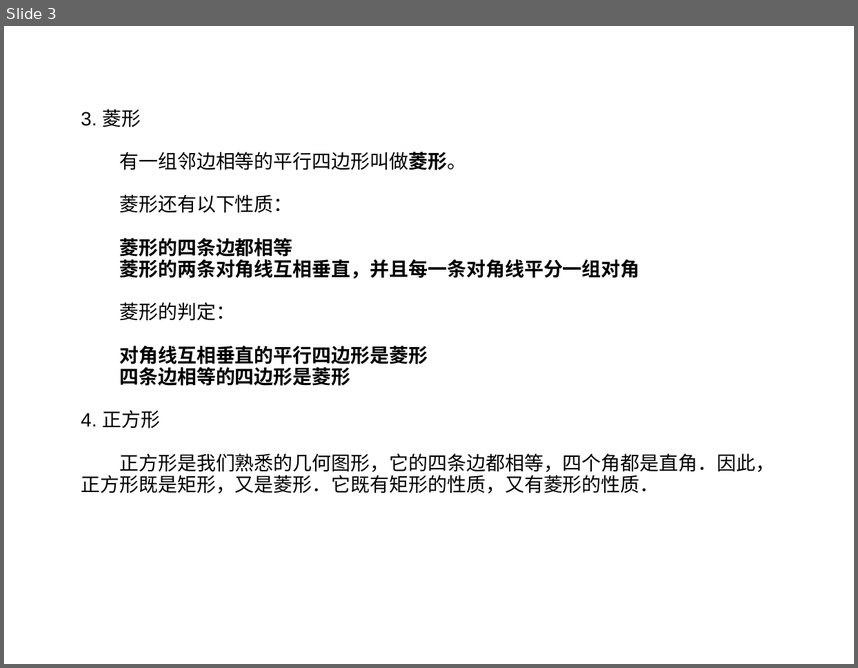
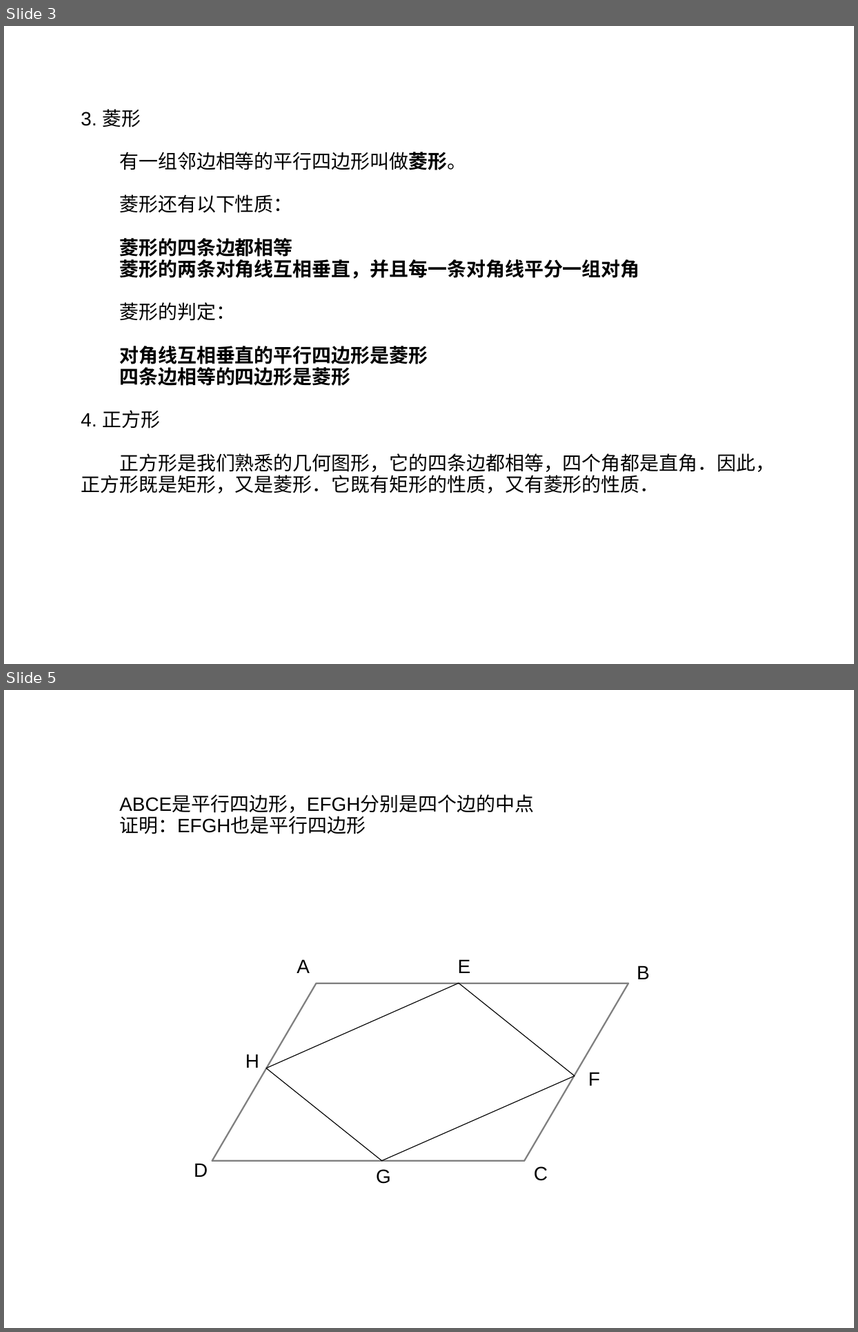
Before and after one commit to ericzhang/english-math, a slide deck: math/grade-8-下/8下数学人教版-unit-18-平行四边形.ppt. Shown one above the other, each under a label of ours: slide 3 before the commit, slides 3 and 5 after it; the slides between them are not shown. The pictures are 858x668 and 858x1332 pixels, drawn with LibreOffice and Linux fonts; fonts in the diff are those of the drawing. Boxes give left, top, right and bottom in pixels: in the first picture for what was removed or moved away, otherwise in the second. Text is boxed around its words. In the diff, an @@ line names an element or a change of style, - is before the commit and + after.

```diff
--- a/math/grade-8-下/8下数学人教版-unit-18-平行四边形.ppt
+++ b/math/grade-8-下/8下数学人教版-unit-18-平行四边形.ppt
@@ slide 5 added at <box>4,690,854,1328</box>, background #FFFFFF @@
@@ text added at <box>119,796,534,834</box>, 18 pt, text #000000 @@
+ABCE是平行四边形，EFGH分别是四个边的中点
+证明：EFGH也是平行四边形
@@ text added at <box>297,959,310,973</box>, 18 pt, text #000000 @@
+A
@@ text added at <box>458,959,471,973</box>, 18 pt, text #000000 @@
+E
@@ text added at <box>637,965,650,979</box>, 18 pt, text #000000 @@
+B
@@ parallelogram added at <box>212,983,629,1161</box>, fill #FFFFFF, outline #808080 1.45 pt @@
@@ line added from (266, 1068) to (459, 983), #000000 0.74 pt @@
@@ line added from (575, 1076) to (459, 983), #000000 0.74 pt @@
@@ text added at <box>245,1054,259,1067</box>, 18 pt, text #000000 @@
+H
@@ line added from (266, 1068) to (382, 1161), #000000 0.74 pt @@
@@ line added from (575, 1076) to (382, 1161), #000000 0.74 pt @@
@@ text added at <box>588,1072,600,1085</box>, 18 pt, text #000000 @@
+F
@@ text added at <box>194,1163,208,1176</box>, 18 pt, text #000000 @@
+D
@@ text added at <box>376,1169,391,1183</box>, 18 pt, text #000000 @@
+G
@@ text added at <box>534,1166,548,1181</box>, 18 pt, text #000000 @@
+C
```
Also in this commit, not shown: 10 other slides added, 30 other files.
